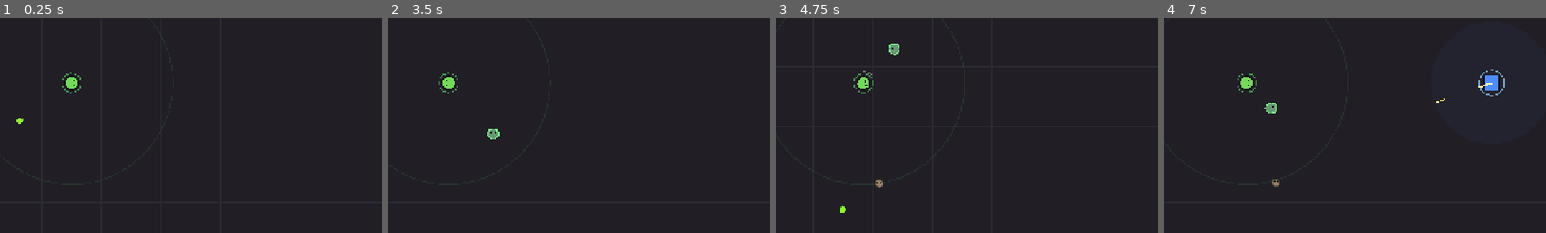
Above: before the commit, frames 1-4 (left to right).
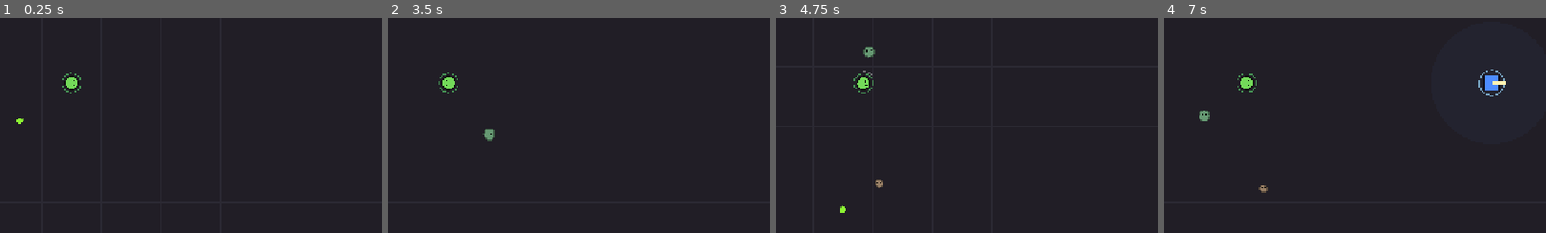
Above: after the commit, the same moments.

Repository: FedeOsorio/survive-the-hero
Game: Godot game, scene res://scenes/main.tscn
Same seed, same stepped clock (60 frames per second), same inputs: the game is played once before the commit and once after it.
Inputs:
- Up to frame 1 (0.25 s): no input
- Up to frame 2 (3.5 s): tap Enter at 0.5 s; hold W (move_up) 0.53-2.03 s; tap Space (dash) at 0.6 s; tap E (evolve) at 1.35 s; tap R (restart) at 2, 2.75 s; hold A (move_left) from 2.03 s (still down); tap 1 (pick_1) at 2.1 s; tap 2 (pick_2) at 2.85 s
- Up to frame 3 (4.75 s): release A (move_left) at 3.53 s; hold S (move_down) 3.53-4.28 s; tap 3 (pick_3) at 3.6 s; hold D (move_right) from 4.28 s (still down); tap Shift at 4.35 s
- Up to frame 4 (7 s): release D (move_right) at 5.03 s; hold W (move_up) 5.03-5.78 s; tap L at 5.1 s; hold D (move_right) from 5.78 s (still down); tap Space (dash) at 5.85 s; tap E (evolve) at 6.6 s
The pictures show only the part of the screen within x 41-91%, y 35-85%; the shares and areas given below are measured in that part.

The runs differ from the first frame. In frame 2, 0.2% of the frame differs, in the area x 24-30%, y 51-58%; in frame 3, 0.3%; in frame 4, 0.5%, in the area x 9-90%, y 29-82%.

Commit message:
Liderazgo solo con Rey de la horda; héroe sube de nivel más rápido y escala más

Diff:
--- a/scripts/balance.gd
+++ b/scripts/balance.gd
@@ -42,11 +42,11 @@
 const COMBO_STEP := 0.15 # cada bocado en combo suma esto al multiplicador
 const COMBO_MAX := 2.5
 
-# Liderazgo: los compañeros cerca tuyo se potencian.
-const LEAD_RADIUS := 170.0
-const LEAD_RADIUS_PER_RANK := 30.0
+# Liderazgo (solo con la mutación Rey de la horda): los compañeros cerca tuyo se potencian.
+const LEAD_RADIUS := 140.0
+const LEAD_RADIUS_PER_RANK := 40.0
 const LEAD_SPEED_MULT := 1.4
-const LEAD_DAMAGE_MULT := 2.0
+const LEAD_DAMAGE_MULT := 1.5
 const LEAD_DAMAGE_PER_RANK := 0.25
 
 # Civiles: comida que huye de vos, lejos del héroe.
@@ -78,10 +78,10 @@
 const HERO_RANGE := 420.0
 const HERO_PICKUP_RADIUS := 100.0
 const HERO_PICKUP_PER_LEVEL := 2.0
-const HERO_DAMAGE_PER_LEVEL := 1.07
-const HERO_COOLDOWN_PER_LEVEL := 0.97
+const HERO_DAMAGE_PER_LEVEL := 1.10
+const HERO_COOLDOWN_PER_LEVEL := 0.95
 const HERO_MIN_COOLDOWN := 0.18
-const HERO_LEVELS_PER_EXTRA_ARROW := 6
+const HERO_LEVELS_PER_EXTRA_ARROW := 4
 # Las flechas no atraviesan: eso será una mejora que el héroe elija (hito 2).
 const HERO_ARROW_PIERCE := 0
 # Tajo de espada: ataque cuerpo a cuerpo en arco, con aviso previo para poder esquivarlo.
@@ -115,7 +115,7 @@
 
 
 static func xp_for_level(level: int) -> float:
-	return 10.0 + level * 20.0
+	return 5.0 + level * 8.0
 
 
 # --- Horda -------------------------------------------------------------------
--- a/scripts/creep.gd
+++ b/scripts/creep.gd
@@ -91,11 +91,13 @@
 
 
 func lead_radius() -> float:
-	return B.LEAD_RADIUS + rank("rey") * B.LEAD_RADIUS_PER_RANK
+	if rank("rey") == 0:
+		return 0.0
+	return B.LEAD_RADIUS + (rank("rey") - 1) * B.LEAD_RADIUS_PER_RANK
 
 
 func lead_damage_mult() -> float:
-	return B.LEAD_DAMAGE_MULT + rank("rey") * B.LEAD_DAMAGE_PER_RANK
+	return B.LEAD_DAMAGE_MULT + (rank("rey") - 1) * B.LEAD_DAMAGE_PER_RANK
 
 
 func mut_xp_needed() -> float:
@@ -303,7 +305,8 @@
 
 func _draw() -> void:
 	var c := Color.WHITE if _flash > 0.0 else color
-	draw_arc(Vector2.ZERO, lead_radius(), 0.0, TAU, 48, Color(0.4, 1.0, 0.5, 0.08), 2.0)
+	if lead_radius() > 0.0:
+		draw_arc(Vector2.ZERO, lead_radius(), 0.0, TAU, 48, Color(0.4, 1.0, 0.5, 0.08), 2.0)
 	if magnet_radius() > 0.0:
 		draw_arc(Vector2.ZERO, radius + magnet_radius(), 0.0, TAU, 32, Color(0.75, 0.45, 0.9, 0.12), 1.5)
 	if _dash_t > 0.0:
--- a/scripts/mutations.gd
+++ b/scripts/mutations.gd
@@ -10,7 +10,7 @@
 	"doble": {"name": "Escupitajo múltiple", "desc": "+1 escupitajo por disparo", "max": 2},
 	"iman": {"name": "Imán de carne", "desc": "Los cadáveres cercanos vuelan hacia vos", "max": 3},
 	"frenesi": {"name": "Frenesí", "desc": "Comer seguido arma un combo que multiplica la biomasa", "max": 2},
-	"rey": {"name": "Rey de la horda", "desc": "Tu aura de liderazgo es más grande y más fuerte", "max": 3, "min_stage": 1},
+	"rey": {"name": "Rey de la horda", "desc": "Los compañeros cerca tuyo van más rápido y pegan más (cada rango agranda el aura)", "max": 3, "min_stage": 1},
 	"vampiro": {"name": "Mordida vampírica", "desc": "La mordida te cura un 20% del daño", "max": 2},
 }
 
